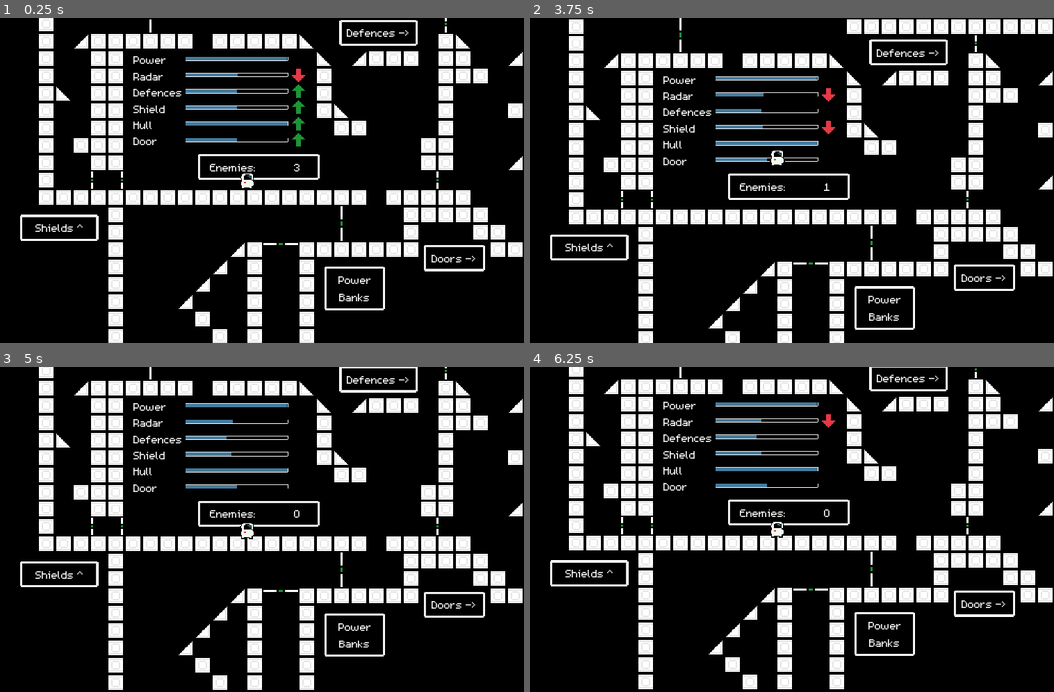
Above: before the commit, frames 1-4 (two rows, left to right).
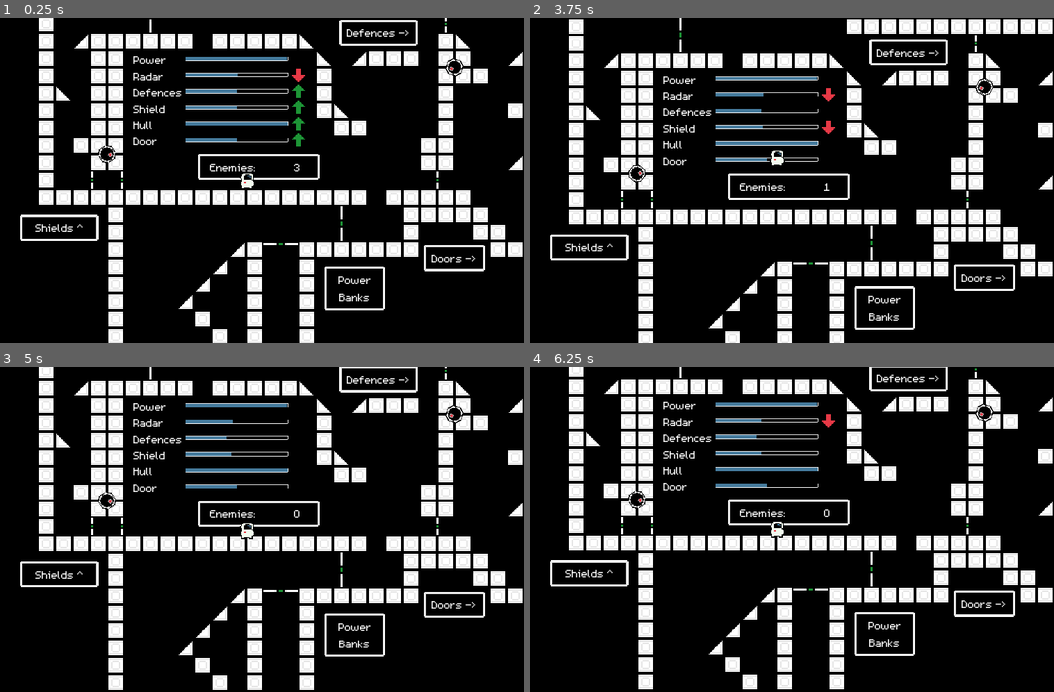
Above: after the commit, the same moments.

Repository: Lasenist/LasenGMTK2020
Game: Godot game, scene res://play_map.tscn
The game is run twice, just before and just after one commit, with the same random seed, the same clock (stepped at 60 frames per second) and the same inputs.
Inputs:
- Up to frame 1 (0.25 s): no input
- Up to frame 2 (3.75 s): tap Enter at 2.75 s; tap Space at 3.5 s
- Up to frame 3 (5 s): no input
- Up to frame 4 (6.25 s): no input

The runs differ from the first frame. In frame 1, 0.2% of the frame differs, in the area x 18-89%, y 12-45%; in frame 2, 0.2%; in frame 3, 0.2%; in frame 4, 0.2%.

Commit message:
add fun AI camera to stare at you

Diff:
--- a/play_map.tscn
+++ b/play_map.tscn
@@ -12,6 +12,7 @@
 [ext_resource path="res://scenes/defence_guns_shooting.tscn" type="PackedScene" id=10]
 [ext_resource path="res://scenes/enemies_attacking_timer.tscn" type="PackedScene" id=11]
 [ext_resource path="res://scenes/resource_list.tscn" type="PackedScene" id=12]
+[ext_resource path="res://scenes/AI.tscn" type="PackedScene" id=13]
 
 [sub_resource type="GDScript" id=1]
 script/source = "extends Node2D
@@ -452,4 +453,24 @@
 [node name="enemies_arriving_timer" parent="." instance=ExtResource( 9 )]
 
 [node name="defence_guns_shooting" parent="." instance=ExtResource( 10 )]
+
+[node name="AI_NODES" type="Node" parent="."]
+
+[node name="AI" parent="AI_NODES" instance=ExtResource( 13 )]
+position = Vector2( 320, 464 )
+
+[node name="AI2" parent="AI_NODES" instance=ExtResource( 13 )]
+position = Vector2( 408, 296 )
+
+[node name="AI3" parent="AI_NODES" instance=ExtResource( 13 )]
+position = Vector2( 184, 104 )
+
+[node name="AI4" parent="AI_NODES" instance=ExtResource( 13 )]
+position = Vector2( 624, 208 )
+
+[node name="AI5" parent="AI_NODES" instance=ExtResource( 13 )]
+position = Vector2( 640, 384 )
+
+[node name="AI6" parent="AI_NODES" instance=ExtResource( 13 )]
+position = Vector2( 752, 480 )
 [connection signal="timeout" from="update_display_timer" to="." method="_on_update_display_timer_timeout"]
--- /dev/null
+++ b/scenes/AI.tscn
@@ -0,0 +1,38 @@
+[gd_scene load_steps=3 format=2]
+
+[ext_resource path="res://assets/ai.png" type="Texture" id=1]
+
+[sub_resource type="GDScript" id=1]
+script/source = "extends Node2D
+
+
+# Declare member variables here. Examples:
+# var a = 2
+# var b = \"text\"
+
+
+var player
+
+# Called when the node enters the scene tree for the first time.
+func _ready():
+	pass # Replace with function body.
+
+
+func _get_player() :
+	if !player :
+		for node in get_tree().get_nodes_in_group(\"player\") :
+			player = node
+	return player
+
+# Called every frame. 'delta' is the elapsed time since the previous frame.
+func _process(delta):
+	var player = _get_player()
+	look_at(player.position)
+
+"
+
+[node name="AI" type="Node2D"]
+script = SubResource( 1 )
+
+[node name="ai" type="Sprite" parent="."]
+texture = ExtResource( 1 )
--- a/scenes/player.tscn
+++ b/scenes/player.tscn
@@ -136,7 +136,9 @@
 
 "
 
-[node name="player" type="KinematicBody2D"]
+[node name="player" type="KinematicBody2D" groups=[
+"player",
+]]
 collision_mask = 2
 script = SubResource( 1 )
 
@@ -164,10 +166,14 @@
 [node name="CanvasLayer" type="CanvasLayer" parent="."]
 
 [node name="NinePatchRect" type="NinePatchRect" parent="CanvasLayer"]
-margin_left = 143.0
-margin_top = 157.0
-margin_right = 390.0
-margin_bottom = 296.0
+anchor_left = 0.5
+anchor_top = 0.5
+anchor_right = 0.5
+anchor_bottom = 0.5
+margin_left = -123.0
+margin_top = -68.5
+margin_right = 123.0
+margin_bottom = 68.5
 texture = ExtResource( 3 )
 region_rect = Rect2( -0.033638, -0.0202694, 16.0336, 16.0203 )
 patch_margin_left = 2
Binary file added: assets/ai.png
Not shown, added: assets/ai.png.import
Not shown: 1 places in play_map.tscn that only renumber resources
Not shown: 2 places in scenes/player.tscn that only renumber resources
